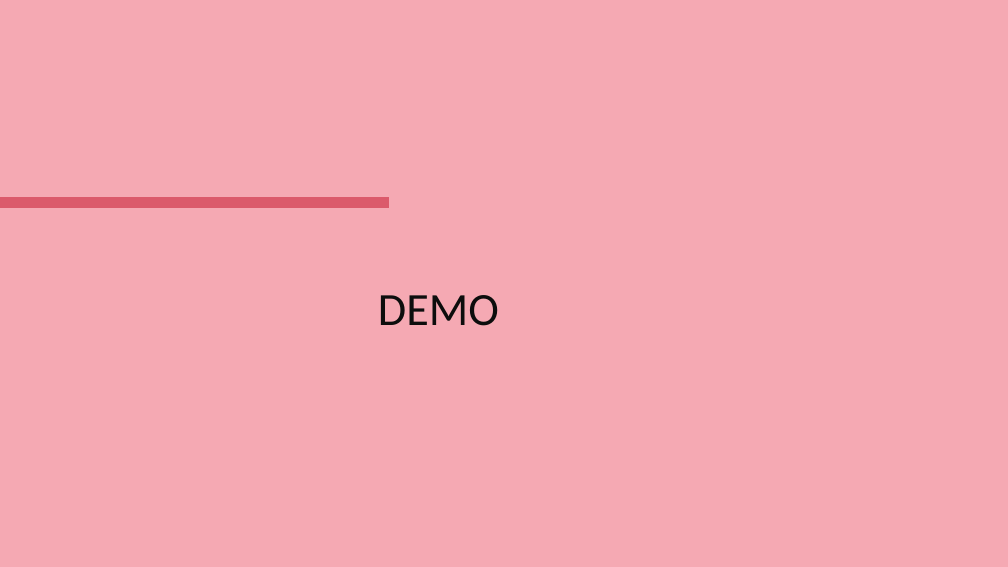
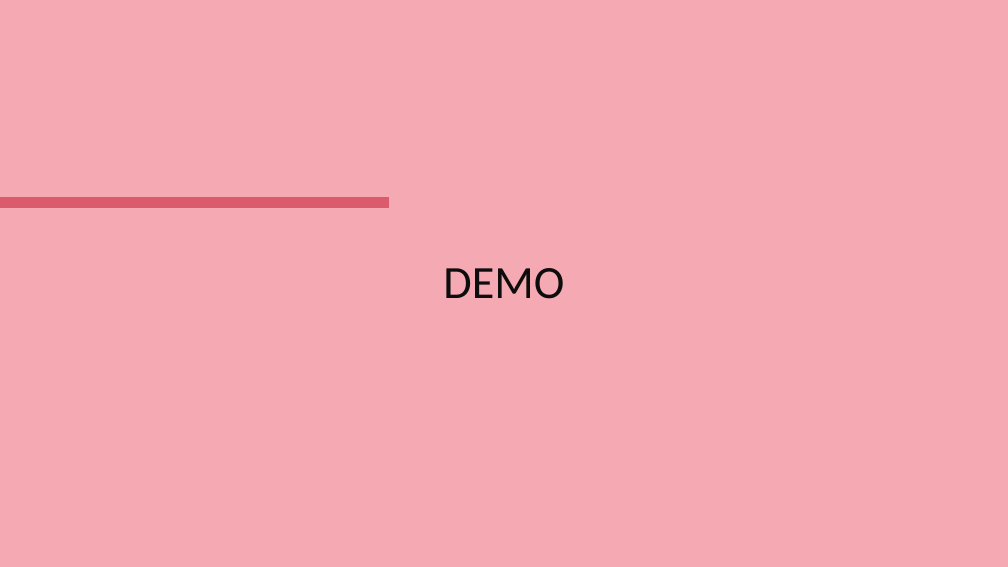
Before and after one commit to HopePH/Playground, a slide deck: slide 14 of PPT/WorkShop/REST Service.pptx (slide 10 before the commit). Drawn at 1008x567 pixels with LibreOffice and Linux fonts; fonts in the diff are those of the drawing. Boxes give left, top, right and bottom in pixels: in the first picture for what was removed or moved away, otherwise in the second. Text is boxed around its words. In the diff, an @@ line names an element or a change of style, - is before the commit and + after.

Commit message:
Updated PPT

```diff
--- a/PPT/WorkShop/REST Service.pptx
+++ b/PPT/WorkShop/REST Service.pptx
@@ title "DEMO": place and size @@
-title "DEMO" at (378,295,499,326)
+title "DEMO" at (443,268,564,299)
@@ title "DEMO" at (443,268,564,299): alignment left to centre @@
```
Also in this commit, not shown: 1 other slide changed, 9 slides added, 5 slides removed.
